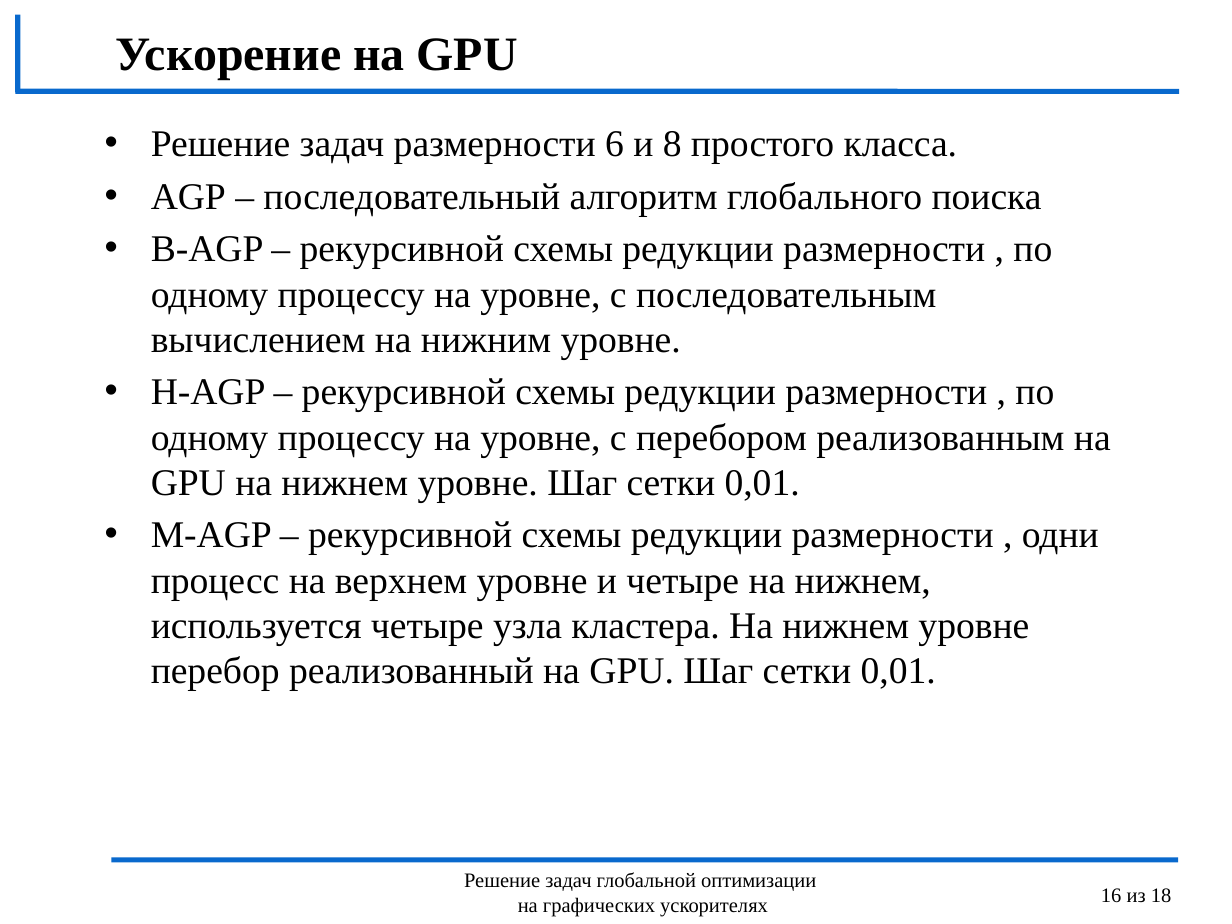
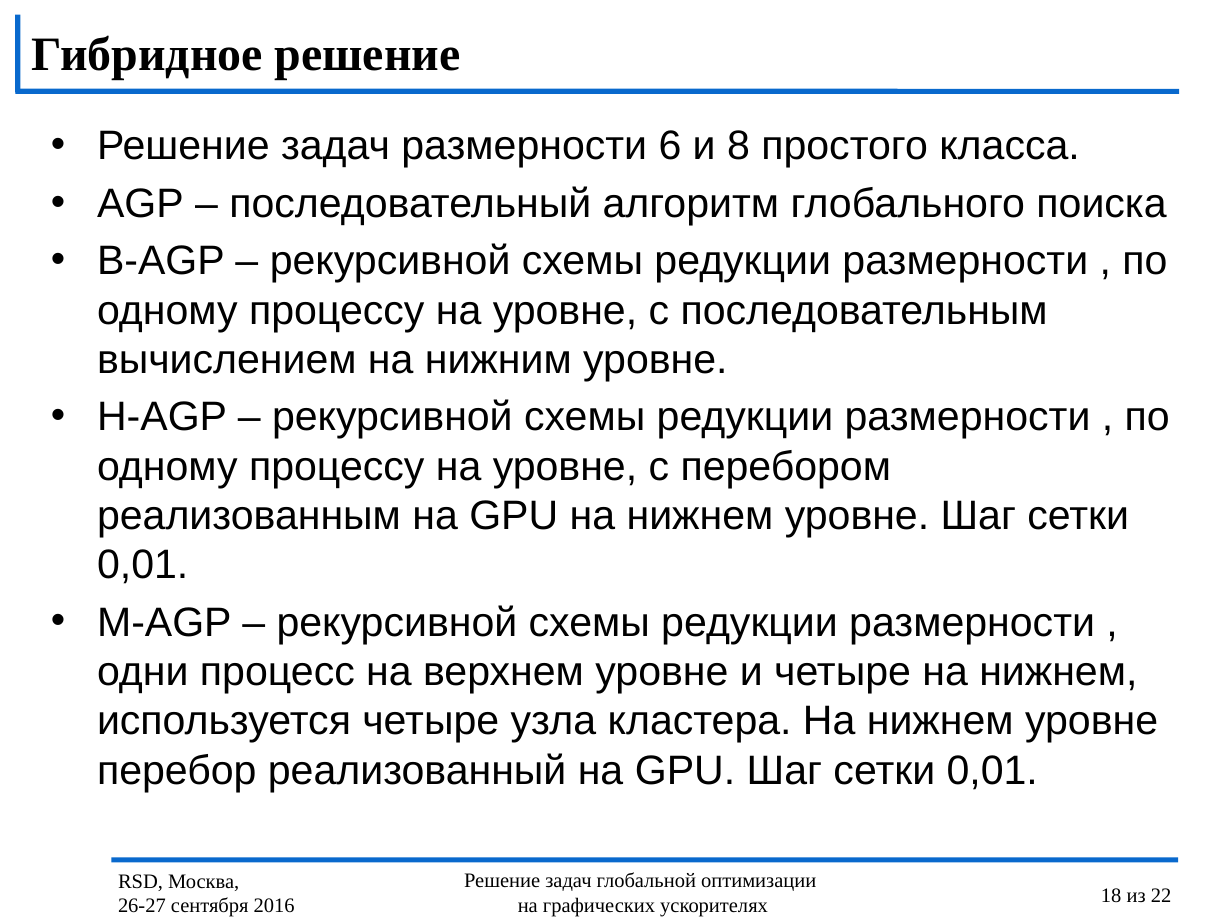
Before and after one commit to kabarkalov/GlobOptPapers, a slide deck: slide 18 of 2016/RSD/RSD_Lebedev.pptx (slide 16 before the commit). Drawn at 1232x924 pixels with LibreOffice and Linux fonts; fonts in the diff are those of the drawing; background and template pictures are left out. Boxes give left, top, right and bottom in pixels: in the first picture for what was removed or moved away, otherwise in the second. Text is boxed around its words. In the diff, an @@ line names an element or a change of style, - is before the commit and + after.

```diff
--- a/2016/RSD/RSD_Lebedev.pptx
+++ b/2016/RSD/RSD_Lebedev.pptx
@@ title added at (32, 35, 461, 80), 28 pt, text #000000, bold @@
+Гибридное решение
@@ title removed at (115, 38, 518, 80) @@
-Ускорение на GPU
@@ text "Решение задач размерности 6 и ...": place and size @@
-text "Решение задач размерности 6 и ..." at (151, 131, 1111, 691)
+text "Решение задач размерности 6 и ..." at (97, 130, 1170, 792)
@@ text "Решение задач размерности 6 и ..." at (97, 130, 1170, 792): size 22 to 24 pt, font Times New Roman to Arial @@
@@ text added at (118, 874, 295, 917), 12 pt, text #000000 @@
+RSD, Москва,
+26-27 сентября 2016
@@ page number at (1101, 888, 1172, 903): text changed @@
-16 из 18
+18 из 22
```
Also in this commit, not shown: 17 other slides changed, 4 slides added.
